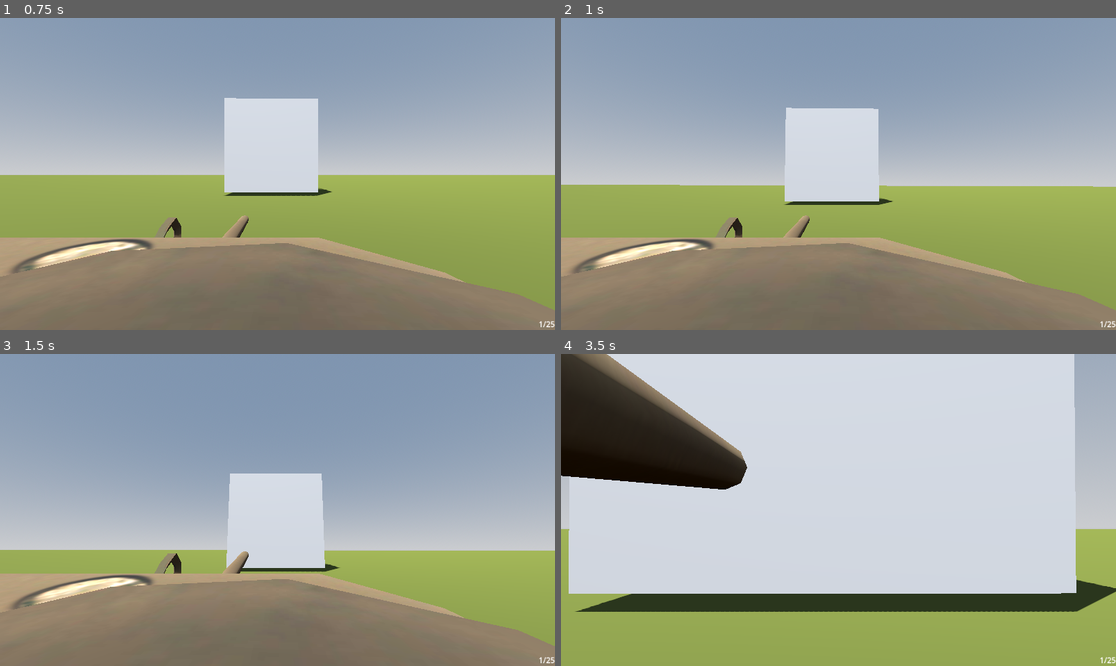
Above: before the commit, frames 1-4 (two rows, left to right).
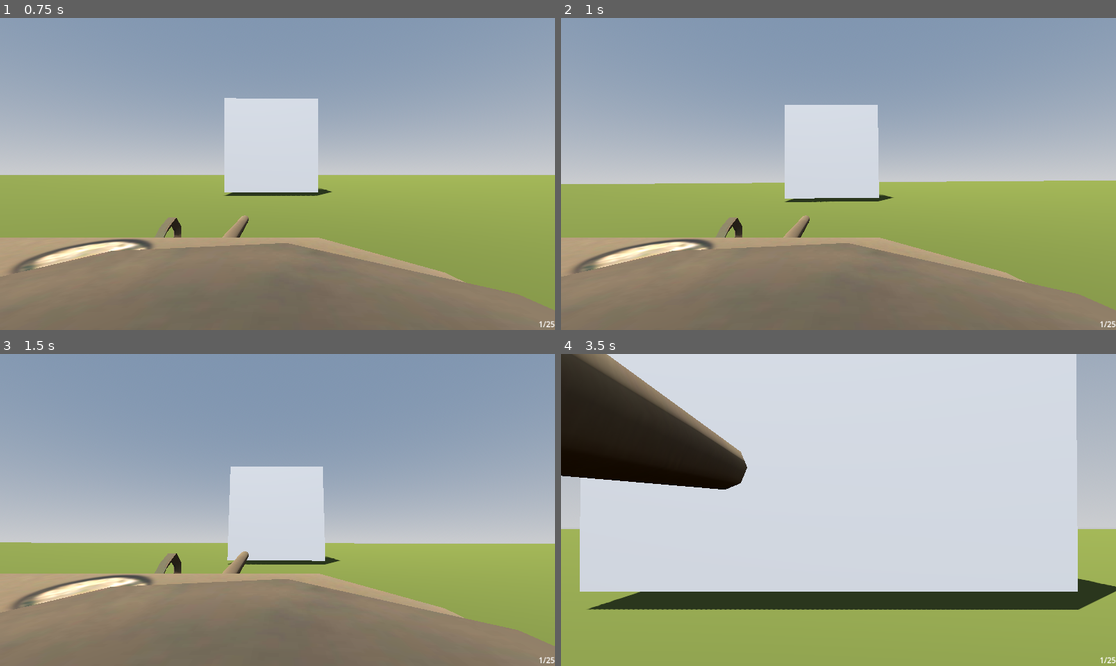
Above: after the commit, the same moments.

Repository: 24397BHS/frenk-the-tenkreal
Game: Godot game, scene res://Scenes/map.tscn
Two runs of this game, one before a commit and one after it. Both use one fixed random seed, a clock stepped at 60 frames per second and the inputs below.
Inputs (mouse positions are in pixels of both pictures, inside the frame that each line leads up to):
- Up to frame 1 (0.75 s): move the mouse to (305, 174) at 0.52 s; hold W (up) from 0.53 s (still down); click (305, 174) at 0.6 s
- Up to frame 2 (1 s): keep holding W (up)
- Up to frame 3 (1.5 s): keep holding W (up); move the mouse to (249, 510) at 1.27 s; tap C (Freelook) at 1.35 s
- Up to frame 4 (3.5 s): keep holding W (up); click (810, 510) at 1.55 s; move the mouse to (849, 503) at 2.02 s; click (849, 503) at 2.1 s; move the mouse to (832, 516) at 2.77 s; tap Shift (scope) at 2.85 s; click (832, 516) at 3.05 s

Frame 1 is identical in both runs. In frame 2, 1.5% of the frame differs, in the area x 0-100%, y 27-60%; in frame 3, 2.9%, in the area x 0-100%, y 36-70%; in frame 4, 2.0%.

Commit message:
Collision shape tweaked

Diff:
--- a/Scenes/Player.tscn
+++ b/Scenes/Player.tscn
@@ -882,7 +882,7 @@
 shadow_mesh = SubResource("ArrayMesh_rh8wt")
 
 [sub_resource type="BoxShape3D" id="BoxShape3D_kpjcp"]
-size = Vector3(5, 3, 10)
+size = Vector3(5, 3, 11.465271)
 
 [node name="Tank" type="VehicleBody3D" unique_id=1924498077]
 mass = 1000.0
@@ -1101,7 +1101,7 @@
 mesh = SubResource("ArrayMesh_lwxm8")
 
 [node name="CollisionShape3D" type="CollisionShape3D" parent="." unique_id=434220152]
-transform = Transform3D(1, 0, 0, 0, 1, 0, 0, 0, 1, 0, -0.409096, 0)
+transform = Transform3D(1, 0, 0, 0, 1, 0, 0, 0, 1, 0, -0.409096, -0.031585693)
 shape = SubResource("BoxShape3D_kpjcp")
 
 [node name="CanvasLayer" type="CanvasLayer" parent="." unique_id=1974043531]
@@ -1123,3 +1123,7 @@
 offset_bottom = 648.0
 text = "Ammo"
 horizontal_alignment = 2
+
+[node name="CooldownTimer" type="Timer" parent="." unique_id=1910581679]
+wait_time = 5.0
+one_shot = true
--- a/Scripts/player.gd
+++ b/Scripts/player.gd
@@ -7,8 +7,19 @@
 var ELEV: float = 0.0001
 var look: = 0.0003
 var turret_rot = 0
+
+
+
+
+
 var TotAmmo = 25
 var ammo = 1
+
+
+
+
+
+
 var is_scoping: bool = false
 @onready var left_wheels = [$Leftwheel1, $Leftwheel2, $Leftwheel3, $Leftwheel4,
 							$Leftwheel5, $Leftwheel6, $Leftwheel7]
@@ -23,6 +34,7 @@
 @onready var turret = $"Body/Сombat_Tower"
 @onready var manlet = $"Body/Сombat_Tower/Rolling_ Armour_Mlya))"
 @onready var barrel: Node3D = $"Body/Сombat_Tower/Rolling_ Armour_Mlya))/gunpoint_mlya)))/Bulletspawn"
+@onready var timer = $CooldownTimer
 
 var target_yaw: float = 0.0
 
@@ -98,7 +110,7 @@
 			neck.rotation.y = 0
 
 	elif event is InputEventMouseButton:
-		if Input.is_action_just_pressed("fire"):
+		if Input.is_action_just_pressed("fire")and timer.is_stopped():
 			fire()
 
 
@@ -106,3 +118,4 @@
 	var new_shell:AP = ShellAP.instantiate()
 	get_tree().current_scene.add_child(new_shell)
 	new_shell.initialize(barrel.global_position,barrel.global_basis.x, 800.0)
+	timer.start()
